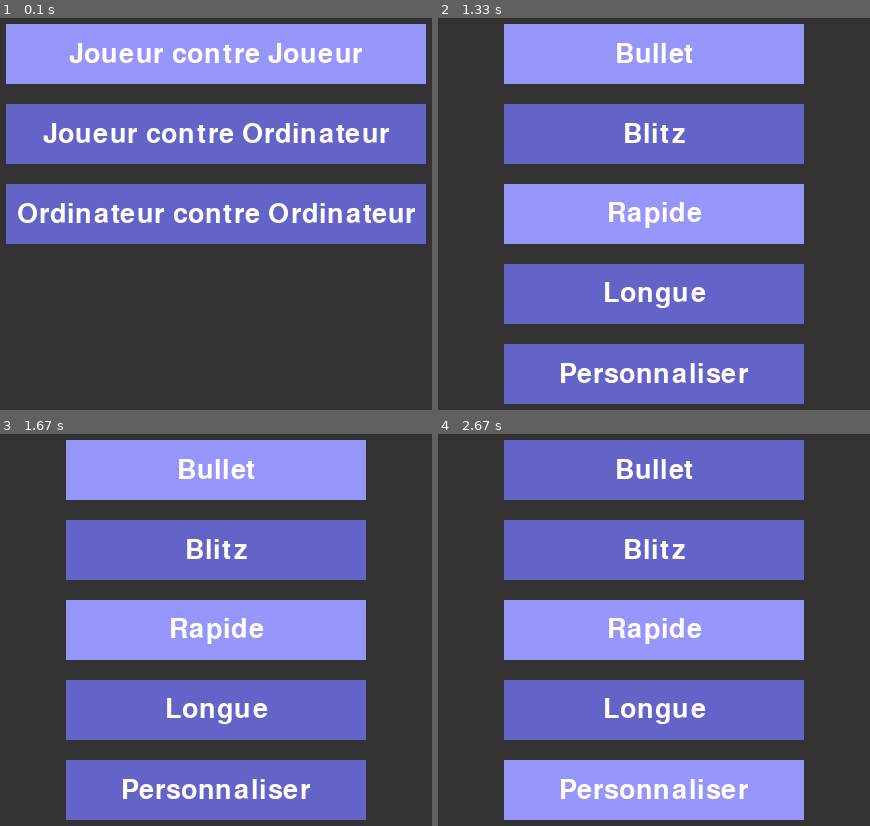
Above: before the commit, frames 1-4 (two rows, left to right).
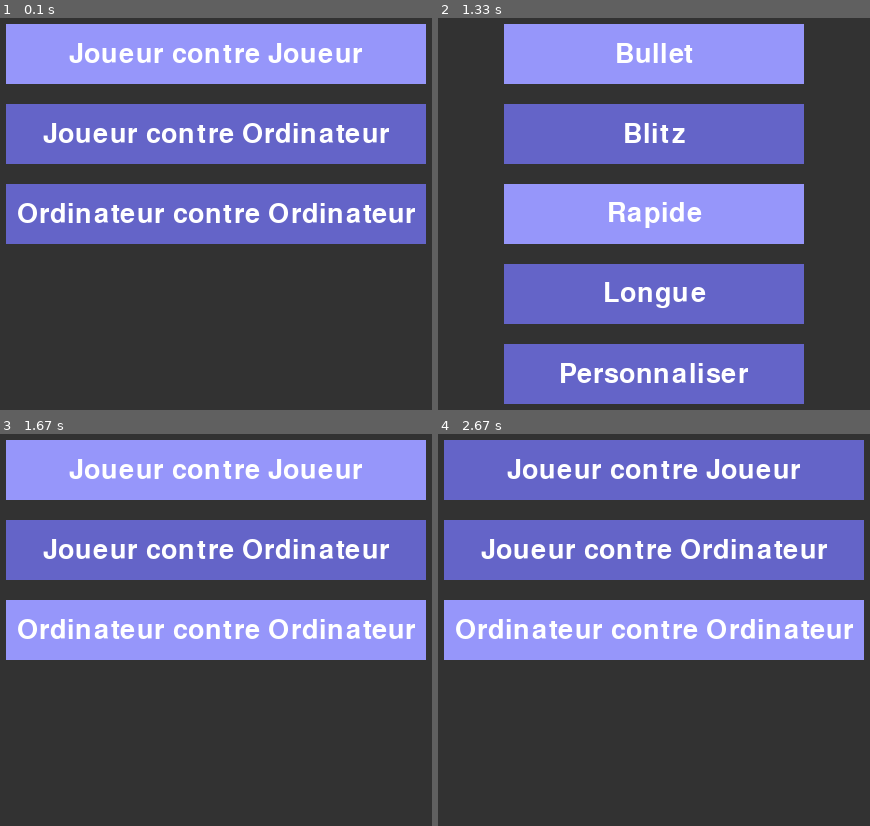
Above: after the commit, the same moments.

Repository: Marsoss/chessProject
Game: pygame game, started from pygame_extension/menu.py
Two runs of this game, one before a commit and one after it. Both use one fixed random seed, a clock stepped at 60 frames per second and the inputs below.
Inputs:
- Up to frame 1 (0.1 s): no input
- Up to frame 2 (1.33 s): click "Joueur contre Ordinateur" at 0.38 s; click "Ordinateur contre Ordinateur" at 0.72 s; tap Enter at 1 s
- Up to frame 3 (1.67 s): tap Enter at 1.33 s
- Up to frame 4 (2.67 s): hold Up 1.67-2.13 s; hold Down 2.17-2.47 s; hold Up from 2.5 s (still down)

Frames 1-2 are identical in both runs. In frame 3, 39% of the frame differs, in the area x 1-99%, y 1-99%; in frame 4, 39%.

Commit message:
added requirements

Diff:
--- a/chess_board_presenter.py
+++ b/chess_board_presenter.py
@@ -2,7 +2,6 @@
 from chess_rules import Referee
 from chess_AI import ChessAI
 from chess_scriber import ChessNotationTranslator
-from main_menu import main_menu
 
 class ChessBoardPresenter:
     def __init__(self, view, referee : Referee):
@@ -67,4 +66,3 @@
             self.referee.make_move(from_pos, to_pos)
         if key == pygame.K_q:
             self.running = False
-            main_menu(self.view.screen)
--- a/main_menu.py
+++ b/main_menu.py
@@ -30,11 +30,13 @@
     menu = Menu(screen, options, functions, back_function=None, title="Menu Principal", button_size=(420,60))
     return menu.run()
 
-def pve_game(*args):
+def pve_game(screen):
     print("PVE!")
+    return main_menu(screen)
 
-def ai_game(*args):
+def ai_game(screen):
     print("AI game!")
+    return main_menu(screen)
 
 def cadence_menu(screen):
     options = [
@@ -63,6 +65,7 @@
     view = ChessBoardView()
     presenter = ChessBoardPresenter(view, referee)
     presenter.start_game()
+    return main_menu(screen)
 
 def custom_game(start_time, increment):
     board = Board([[None for _ in range(8)] for _ in range(8)])
@@ -73,21 +76,29 @@
     view = ChessBoardView()
     presenter = ChessBoardPresenter(view, referee)
     presenter.start_game()
+    return main_menu(screen)
+
 
 def long_game(*args):
     custom_game(90*60, 30)
+    return main_menu(screen)
+
 
 def rapid_game(*args):
     custom_game(30*60, 10)
+    return main_menu(screen)
 
 def blitz10_game(*args):
     custom_game(10*60, 10)
+    return main_menu(screen)
 
 def blitz3_game(*args):
     custom_game(3*60, 3)
+    return main_menu(screen)
 
 def bullet_game(*args):
     custom_game(60, 1)
+    return main_menu(screen)
 
 if __name__ == '__main__':
     pygame.init()
--- a/pygame_extension/menu.py
+++ b/pygame_extension/menu.py
@@ -1,6 +1,7 @@
 import pygame
 import sys
-from pygame_extension import button
+if __name__ != "__main__":
+    from pygame_extension import button
 
 class Menu:
     def __init__(self, screen, options, functions, back_function=None, title="Menu", font_size=40, button_size=(300, 60), gap=20):
@@ -86,9 +87,10 @@
 
 def pve_game(screen):
     print("PvE game!")
-
+    return main_menu(screen)
 def ai_game(screen):
     print("AI game!")
+    return main_menu(screen)
 
 def cadence_menu(screen):
     options = [
@@ -110,20 +112,26 @@
 
 def bullet_game(screen):
     print("BULLET GAME!")
+    return main_menu(screen)
 
 def blitz_game(screen):
     print("BLITZ GAME!")
+    return main_menu(screen)
 
 def rapid_game(screen):
     print("RAPID GAME!")
+    return main_menu(screen)
 
 def long_game(screen):
     print("LONG GAME!")
+    return main_menu(screen)
 
 def custom_game(screen):
     print("CUSTOM GAME!")
+    return main_menu(screen)
 
 if __name__ == "__main__":
+    import button
     pygame.init()
     SCREEN_WIDTH, SCREEN_HEIGHT = 800, 600
     screen = pygame.display.set_mode((SCREEN_WIDTH, SCREEN_HEIGHT))
Not shown, added: requirements.txt
